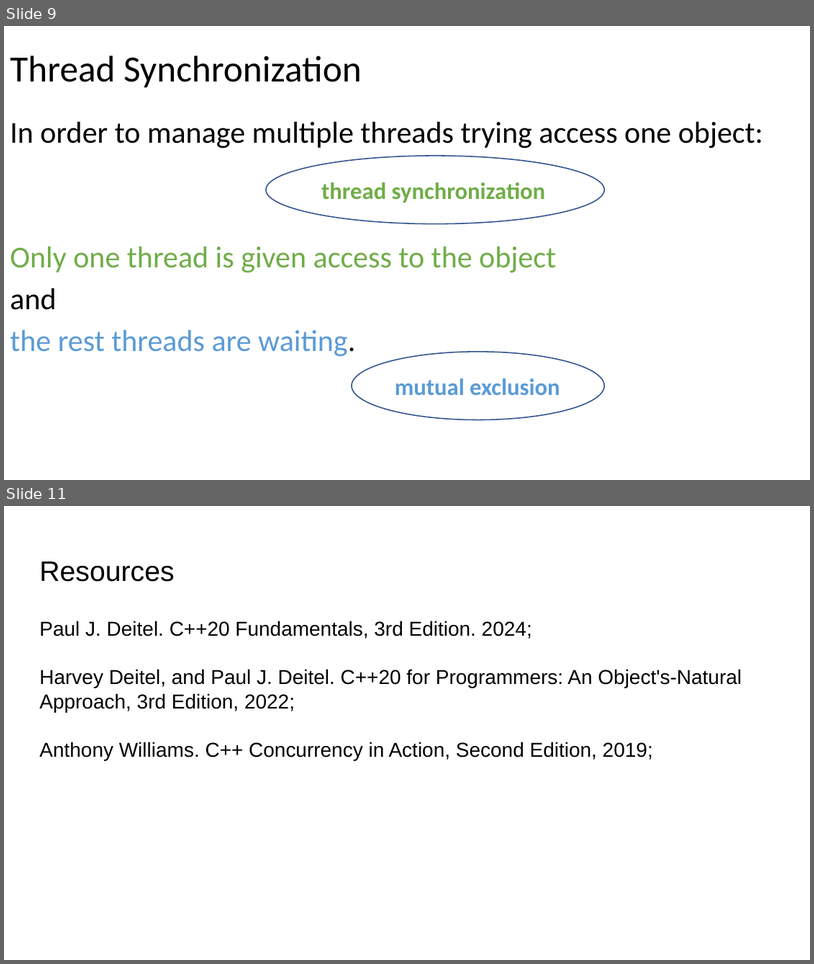
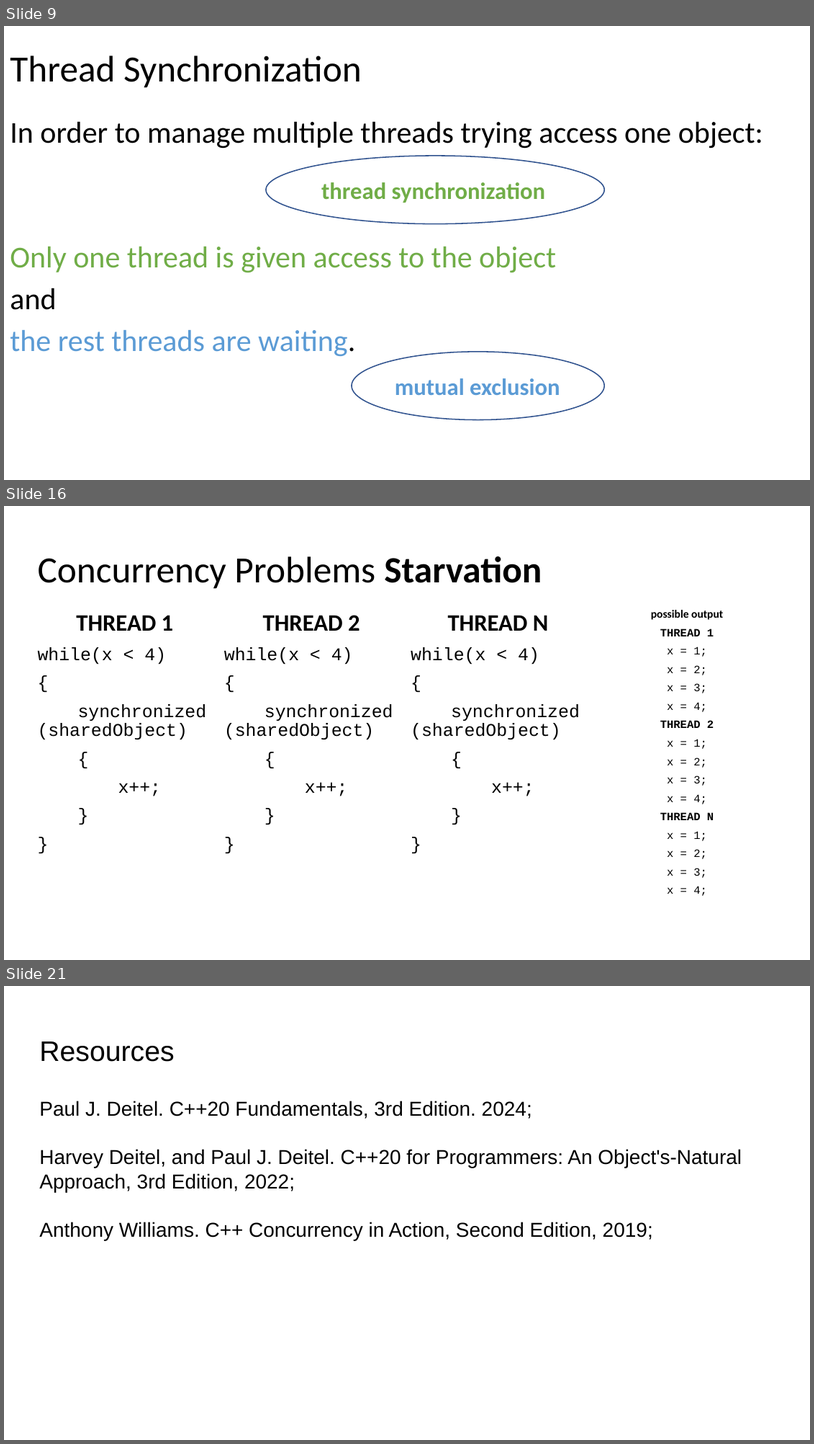
Before and after one commit to manglayev/nu-courses-material, a slide deck: CSCI-423/week-2/Lecture_2/lecture-2-C++.pptx. Shown one above the other, each under a label of ours: slides 9 and 11 before the commit, slides 9, 16 and 21 after it; the slides between them are not shown. The pictures are 814x964 and 814x1444 pixels, drawn with LibreOffice and Linux fonts; fonts in the diff are those of the drawing. Boxes give left, top, right and bottom in pixels: in the first picture for what was removed or moved away, otherwise in the second. Text is boxed around its words. In the diff, an @@ line names an element or a change of style, - is before the commit and + after.

```diff
--- a/CSCI-423/week-2/Lecture_2/lecture-2-C++.pptx
+++ b/CSCI-423/week-2/Lecture_2/lecture-2-C++.pptx
@@ slide 16 added at bbox=[4, 506, 810, 960], background #FFFFFF @@
@@ title added at bbox=[38, 556, 542, 589], 33 pt, text #000000 @@
+Concurrency Problems Starvation
@@ text added at bbox=[651, 610, 723, 896], 10 pt, text #000000 @@
+possible output
+THREAD 1
+x = 1;
+x = 2;
+x = 3;
+x = 4;
+THREAD 2
+x = 1;
+x = 2;
+x = 3;
+x = 4;
+THREAD N
+x = 1;
+x = 2;
+x = 3;
+x = 4;
@@ text added at bbox=[38, 615, 207, 796], 16 pt, text #000000 @@
+THREAD 1
+while(x < 4)
+{
+synchronized(sharedObject)
+{
+x++;
+}
+}
@@ text added at bbox=[224, 615, 394, 796], 16 pt, text #000000 @@
+THREAD 2
+while(x < 4)
+{
+synchronized(sharedObject)
+{
+x++;
+}
+}
@@ text added at bbox=[411, 615, 580, 796], 16 pt, text #000000 @@
+THREAD N
+while(x < 4)
+{
+synchronized(sharedObject)
+{
+x++;
+}
+}
@@ what was slide 11 is now slide 21 @@
```
Also in this commit, not shown: 4 slides changed, 9 other slides added, 3 other files.
